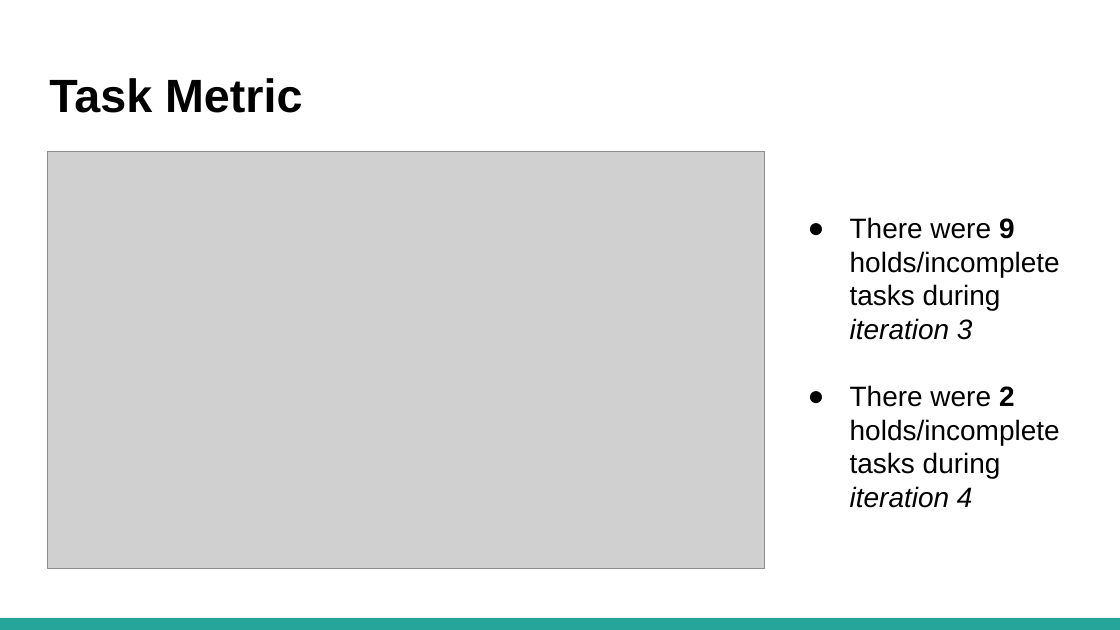
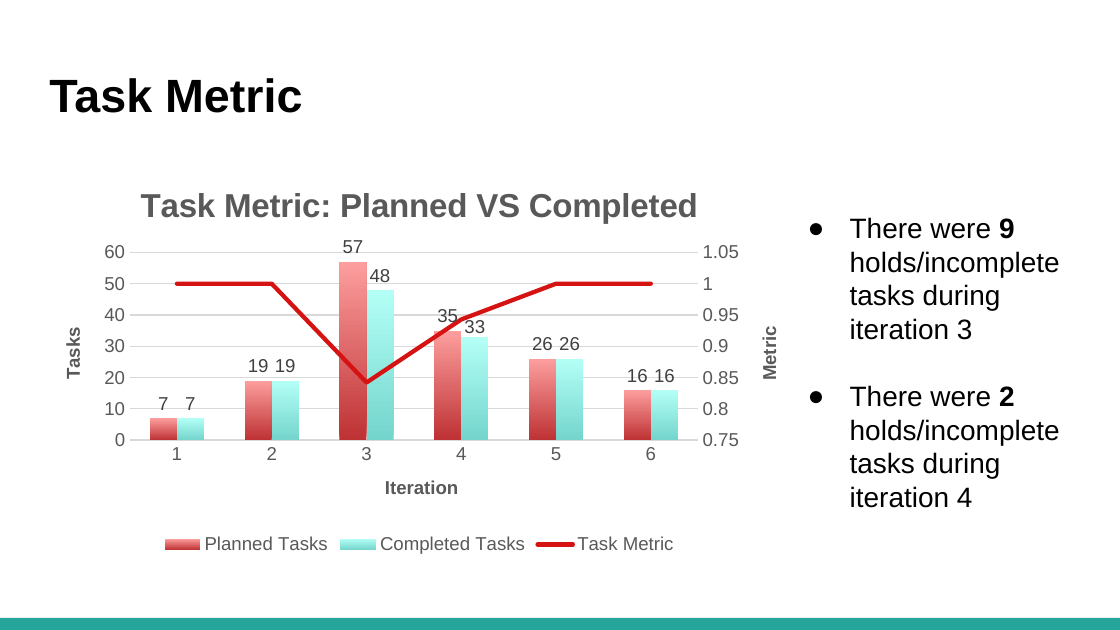
Before and after one commit to lameo/IS203_Project, a slide deck: slide 17 of presentations/SE_ Final Presentation.pptx. Drawn at 1120x630 pixels with LibreOffice and Linux fonts; fonts in the diff are those of the drawing; grey boxes stand for pictures. Boxes give left, top, right and bottom in pixels: in the first picture for what was removed or moved away, otherwise in the second. Text is boxed around its words. In the diff, an @@ line names an element or a change of style, - is before the commit and + after.

```diff
--- a/presentations/SE_ Final Presentation.pptx
+++ b/presentations/SE_ Final Presentation.pptx
@@ text "There were 9 holds/incomplete tasks ..." at [850,217,1060,508]: italic off in "iteration 3", "iteration 4" @@
@@ column chart added at [38,165,801,559] @@
+title "Task Metric: Planned VS Completed "
+categories: 1, 2, 3, 4, 5, 6
+Planned Tasks: 7, 19, 57, 35, 26, 16
+Completed Tasks: 7, 19, 48, 33, 26, 16
+Task Metric: 1, 1, 0.84, 0.94, 1, 1
@@ picture removed at [47,152,764,569] @@
```
Also in this commit, not shown: 16 other slides changed.
